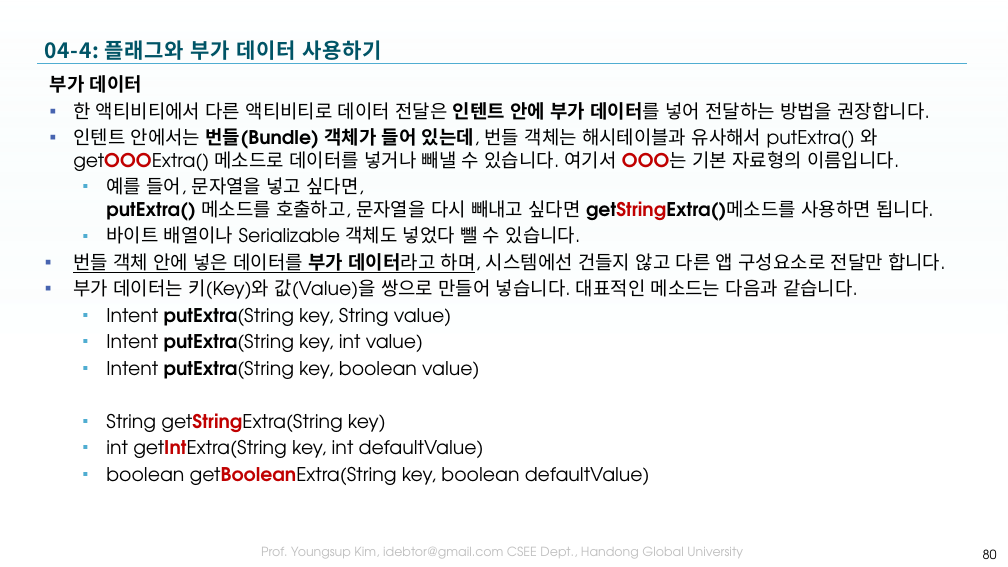
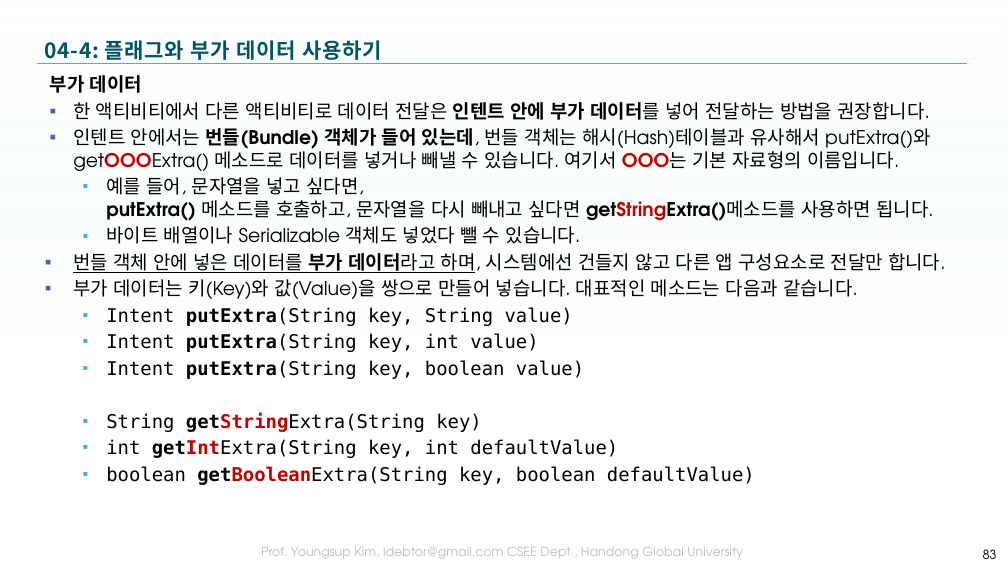
Before and after one commit to tae7841/HuStarAS, a slide deck: slide 83 of ppts/04Activity.pptx (slide 80 before the commit). Drawn at 1008x567 pixels with LibreOffice and Linux fonts; fonts in the diff are those of the drawing; background and template pictures are left out. Boxes give left, top, right and bottom in pixels: in the first picture for what was removed or moved away, otherwise in the second. Text is boxed around its words. In the diff, an @@ line names an element or a change of style, - is before the commit and + after.

```diff
--- a/ppts/04Activity.pptx
+++ b/ppts/04Activity.pptx
@@ text at [73, 128, 931, 171]: text changed @@
-▪ 인텐트 안에서는 번들(Bundle) 객체가 들어 있는데, 번들 객체는 해시테이블과 유사해서 putExtra() 와 getOOOExtra() 메소드로 데이터를 넣거나 빼낼 수 있습니다. 여기서 OOO는 기본 자료형의 이름입니다.
+▪ 인텐트 안에서는 번들(Bundle) 객체가 들어 있는데, 번들 객체는 해시(Hash)테이블과 유사해서 putExtra()와 getOOOExtra() 메소드로 데이터를 넣거나 빼낼 수 있습니다. 여기서 OOO는 기본 자료형의 이름입니다.
@@ text at [106, 307, 755, 485]: font TeX Gyre Adventor to DejaVu Sans Mono in "Intent putExtra(String key, String value)", "Intent putExtra(String key, int value)", "Intent putExtra(String key, boolean value)", "String getStringExtra(String key)" and 2 more places; bold on in "getStringExtra(String", "getIntExtra(String", "getBooleanExtra(String" @@
@@ page number at [983, 549, 997, 559]: text changed @@
-80
+83
```
Also in this commit, not shown: 8 other slides changed, 15 slides added.
